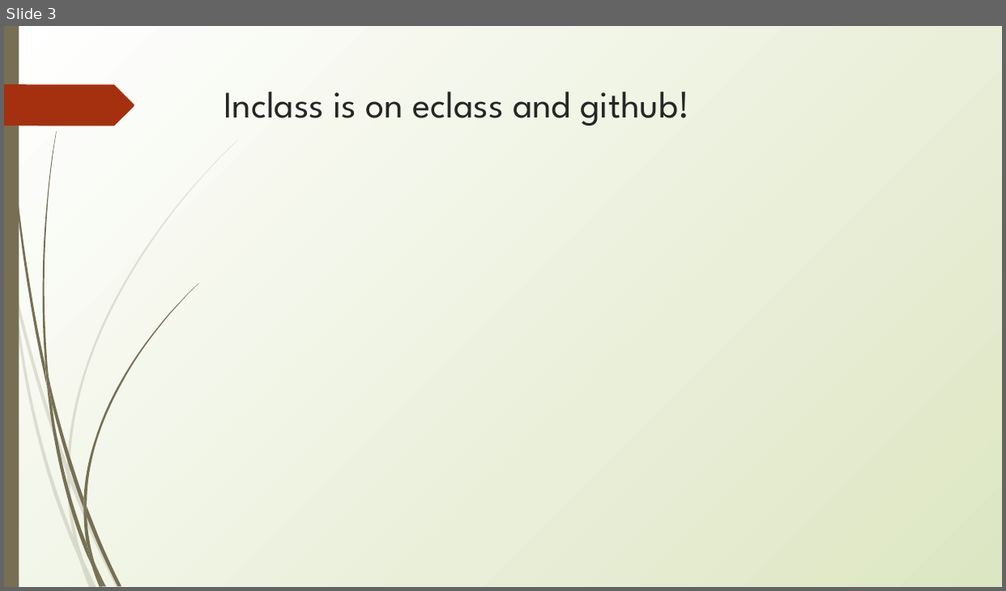
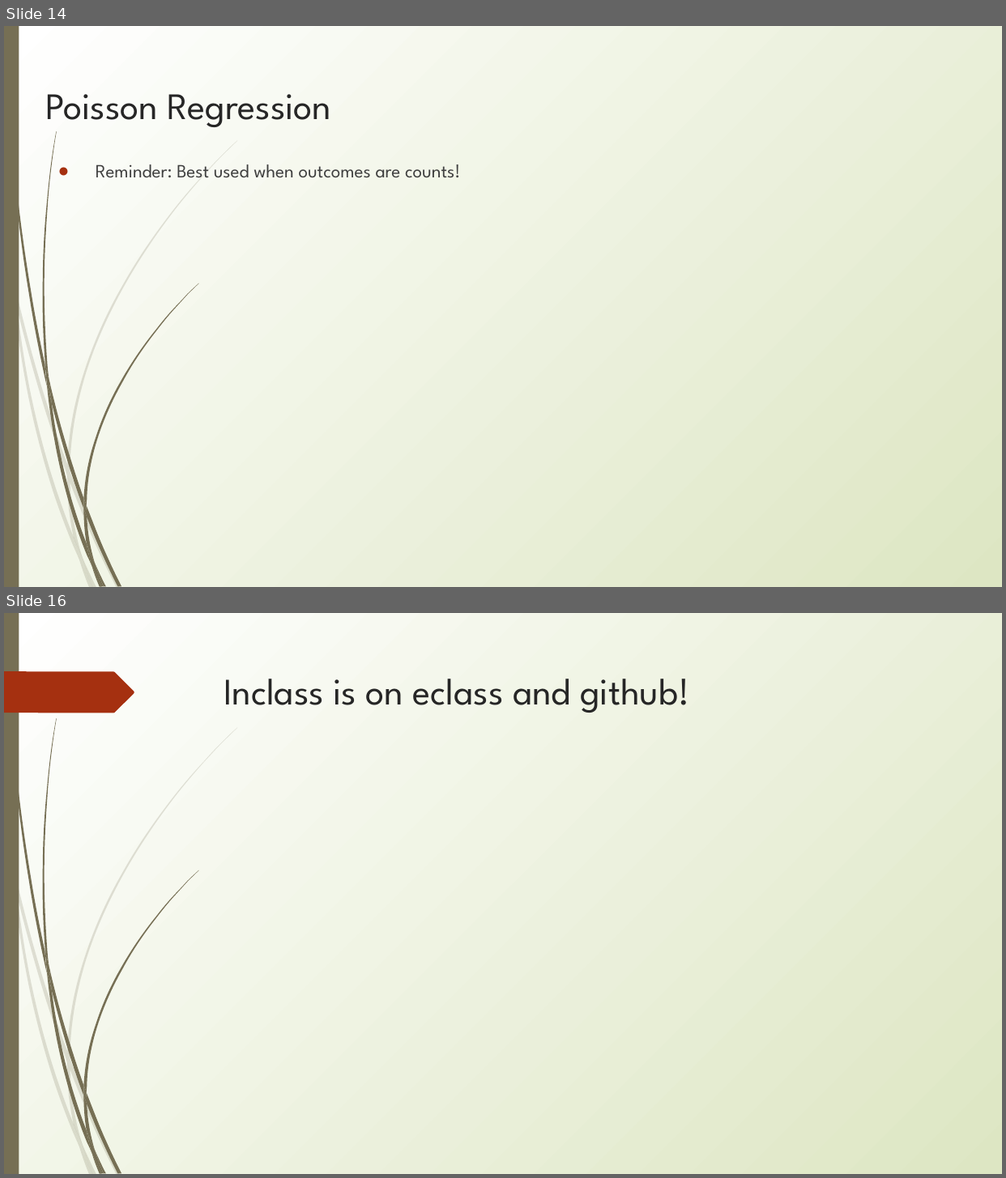
Before and after one commit to erynmcfarlane/GraduateStatsClass, a slide deck: Lecture5.pptx. Shown one above the other, each under a label of ours: slide 3 before the commit, slides 14 and 16 after it; the slides between them are not shown. The pictures are 1006x591 and 1006x1178 pixels, drawn with LibreOffice and Linux fonts; fonts in the diff are those of the drawing. Boxes give left, top, right and bottom in pixels: in the first picture for what was removed or moved away, otherwise in the second. Text is boxed around its words. In the diff, an @@ line names an element or a change of style, - is before the commit and + after.

```diff
--- a/Lecture5.pptx
+++ b/Lecture5.pptx
@@ slide 14 added at [4,26,1002,587], background gradient #FFFFFF to #DDE6C3; not listed: 23 template elements that a slide beside it also shows @@
@@ title added at [45,94,331,127], 36 pt, text #262626 @@
+Poisson Regression
@@ text added at [96,165,460,178], 18 pt, text #3F3F3F @@
+● Reminder: Best used when outcomes are counts!
@@ what was slide 3 is now slide 16 @@
```
Also in this commit, not shown: 1 slide changed, 19 other slides added.
